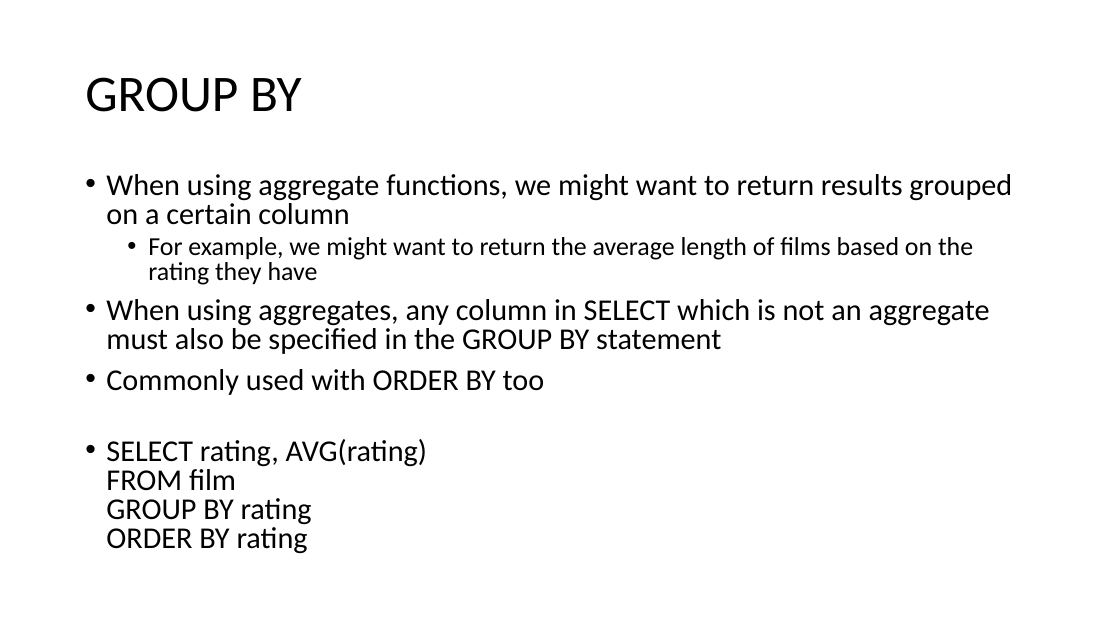
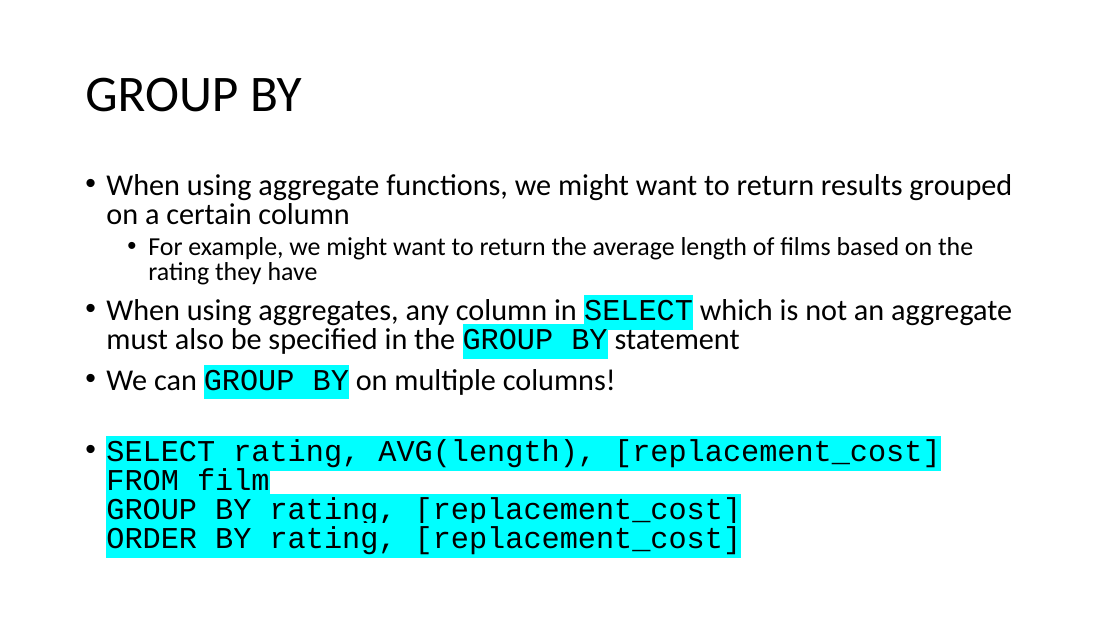
Before and after one commit to TataAndBigData/Practical-ML-DS, a slide deck: slide 8 of Chapter 2. Python for Data Scientists/Module 2. SQL/2. SQL Aggregations.pptx. Drawn at 1120x630 pixels with LibreOffice and Linux fonts; fonts in the diff are those of the drawing. Boxes give left, top, right and bottom in pixels: in the first picture for what was removed or moved away, otherwise in the second. Text is boxed around its words. In the diff, an @@ line names an element or a change of style, - is before the commit and + after.

```diff
--- a/Chapter 2. Python for Data Scientists/Module 2. SQL/2. SQL Aggregations.pptx
+++ b/Chapter 2. Python for Data Scientists/Module 2. SQL/2. SQL Aggregations.pptx
@@ text at [106,299,1012,354]: font Calibri to Courier New, highlight none to #00FFFF in "SELECT GROUP BY" @@
@@ text at [106,369,940,555]: text changed; font Calibri to Courier New @@
-• Commonly used with ORDER BY too
-• SELECT rating, AVG(rating)
-  FROM film
-  GROUP BY rating
-  ORDER BY rating
+• We can GROUP BY on multiple columns!
+• SELECT rating, AVG(length), [replacement_cost]
+  FROM film
+  GROUP BY rating, [replacement_cost]
+  ORDER BY rating, [replacement_cost]
```
Also in this commit, not shown: 10 slides added, 1 slide removed.
